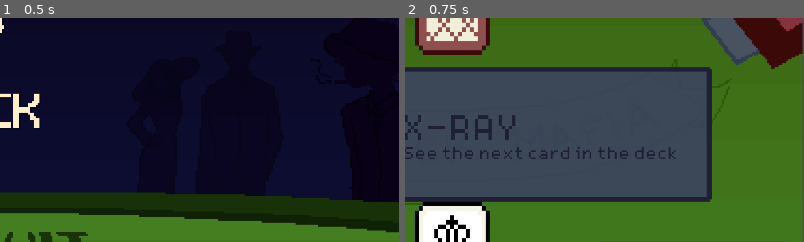
Above: before the commit, frames 1-2 (left to right).
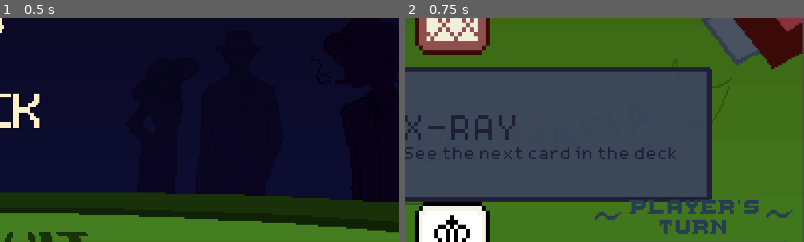
Above: after the commit, the same moments.

Repository: KANKAN25/BlackJackMafia
Game: Godot game, scene res://Main.tscn
Two runs of this game, one before a commit and one after it. Both use one fixed random seed, a clock stepped at 60 frames per second and the inputs below.
Inputs (mouse positions are % of the whole screen's width and height, from its top left):
- Up to frame 1 (0.5 s): no input
- Up to frame 2 (0.75 s): click (73, 89) at 0.5 s
The pictures show only the part of the screen within x 50-100%, y 24-73%; the shares and areas given below are measured in that part.

Frame 1 is identical in both runs. In frame 2, 1.9% of the frame differs, in the area x 47-98%, y 81-97%.

Commit message:
Update Main.tscn
removed the GamArea/Turns.visible = false

Diff:
--- a/Main.tscn
+++ b/Main.tscn
@@ -39,7 +39,6 @@
 	$GameArea.visible = true
 	$BG.visible = true
 	$Menu.visible = false
-	$GameArea/Turns.visible = false
 
 
 func _on_quit_pressed():
